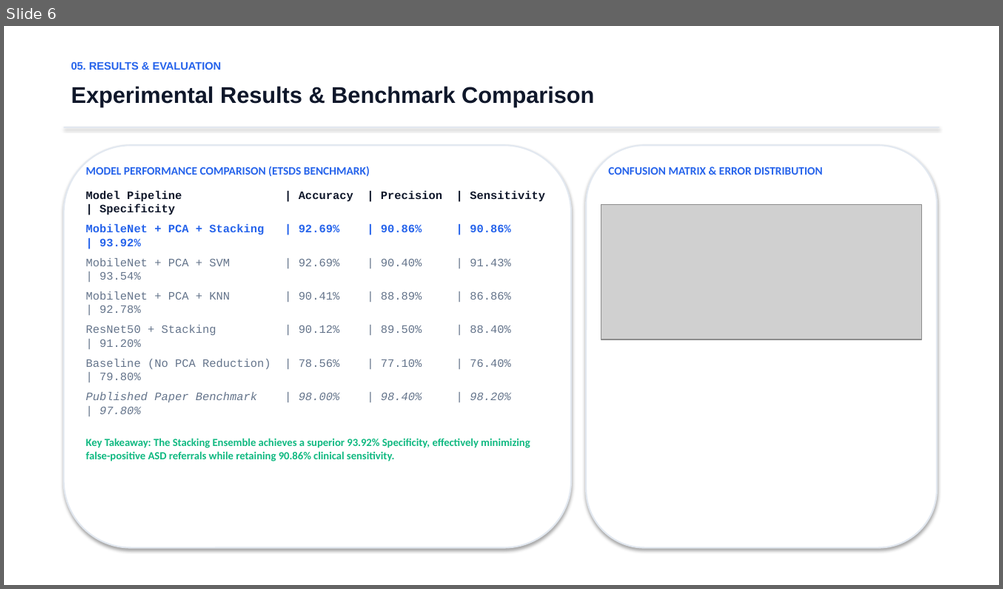
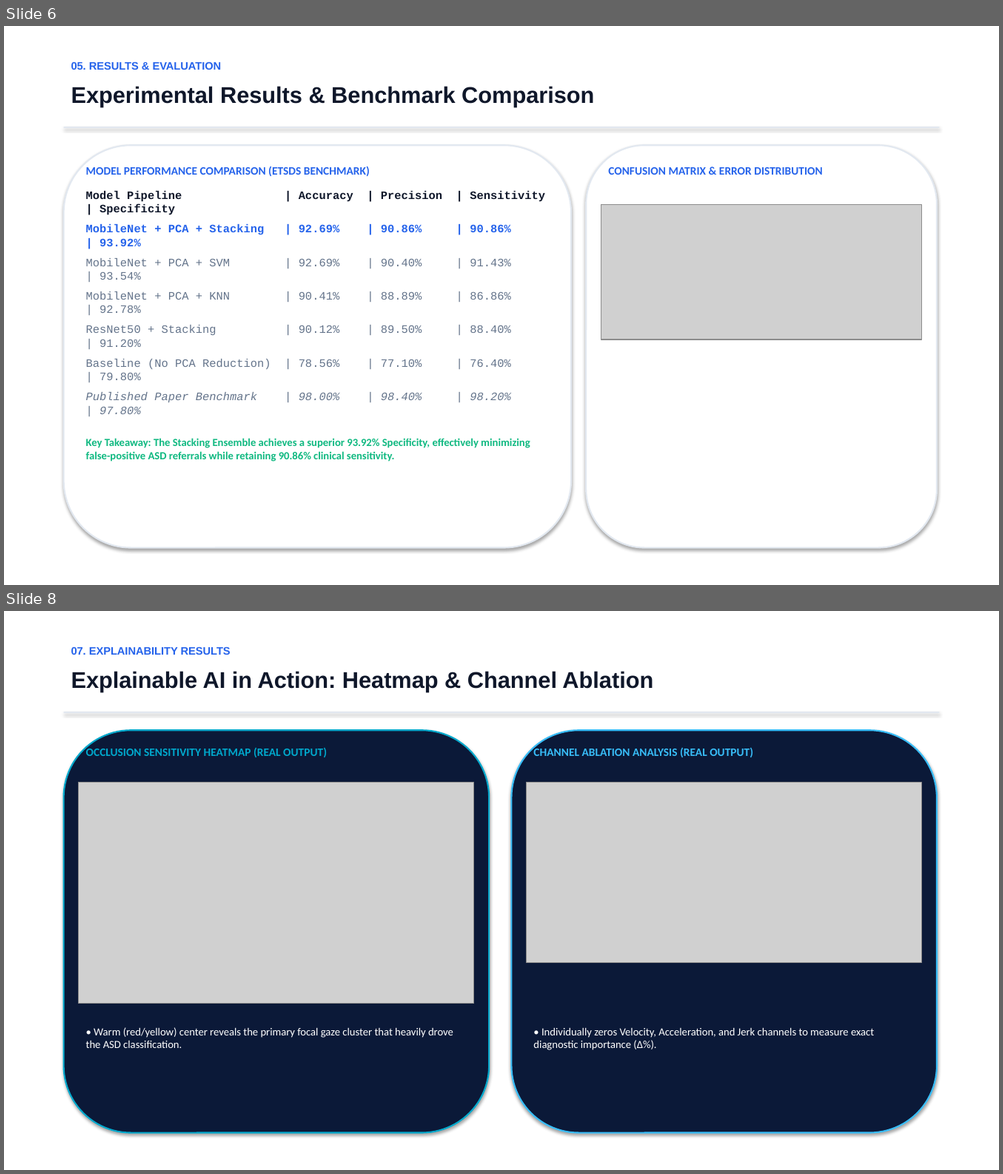
Before and after one commit to nandini-rathod/eyetrace-ai, a slide deck: ASD_EyeTracking_Presentation.pptx. Shown one above the other, each under a label of ours: slide 6 before the commit, slides 6 and 8 after it; the slides between them are not shown. The pictures are 1003x589 and 1003x1174 pixels, drawn with LibreOffice and Linux fonts; fonts in the diff are those of the drawing; grey boxes stand for pictures. Boxes give left, top, right and bottom in pixels: in the first picture for what was removed or moved away, otherwise in the second. Text is boxed around its words. In the diff, an @@ line names an element or a change of style, - is before the commit and + after.

Commit message:
feat(ppt): embed real app screenshots showing live 98.5% ASD detection, heatmap, and kinematic ablation

```diff
--- a/ASD_EyeTracking_Presentation.pptx
+++ b/ASD_EyeTracking_Presentation.pptx
@@ slide 8 added at [4, 611, 999, 1170], background #FFFFFF @@
@@ text added at [71, 647, 230, 655], 10.5 pt, text #2563EB, bold @@
+07. EXPLAINABILITY RESULTS
@@ text added at [71, 671, 653, 692], 22 pt, text #0F172A, bold @@
+Explainable AI in Action: Heatmap & Channel Ablation
@@ rectangle added at [64, 712, 939, 713], fill #E2E8F0 @@
@@ rounded rectangle added at [64, 730, 489, 1133], fill #0B1938, outline #00A8CC 1.5 pt @@
@@ rounded rectangle added at [512, 730, 936, 1133], fill #0B1938, outline #38BDF8 1.5 pt @@
@@ text added at [86, 746, 327, 758], 11 pt, text #00A8CC, bold @@
+OCCLUSION SENSITIVITY HEATMAP (REAL OUTPUT)
@@ text added at [533, 746, 753, 758], 11 pt, text #38BDF8, bold @@
+CHANNEL ABLATION ANALYSIS (REAL OUTPUT)
@@ picture added at [79, 783, 474, 1003] @@
@@ picture added at [526, 783, 922, 963] @@
@@ text added at [86, 1028, 453, 1048], 10.5 pt, text #FFFFFF @@
+• Warm (red/yellow) center reveals the primary focal gaze cluster that heavily drove the ASD classification.
@@ text added at [533, 1028, 874, 1051], 10.5 pt, text #FFFFFF @@
+• Individually zeros Velocity, Acceleration, and Jerk channels to measure exact diagnostic importance (Δ%).
```
Also in this commit, not shown: 2 slides changed, 1 other slide added, 2 slides removed, 5 other files.
